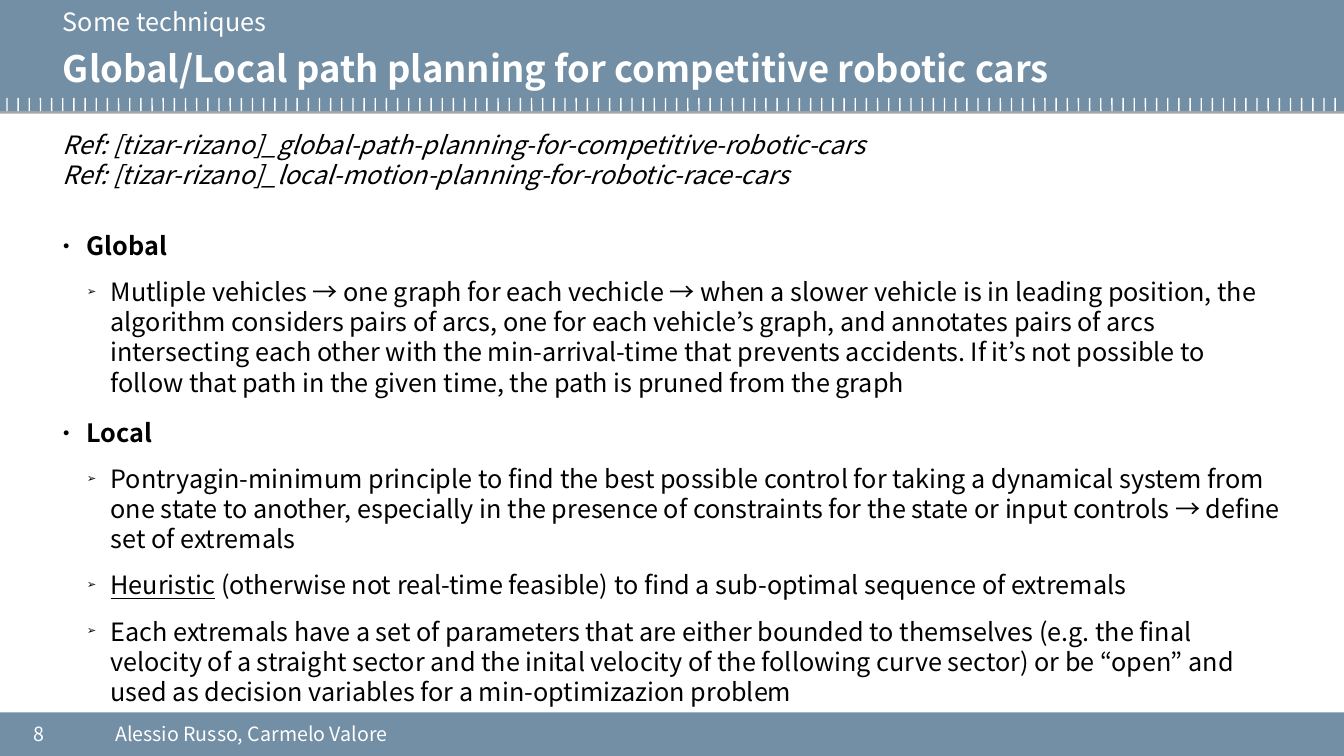
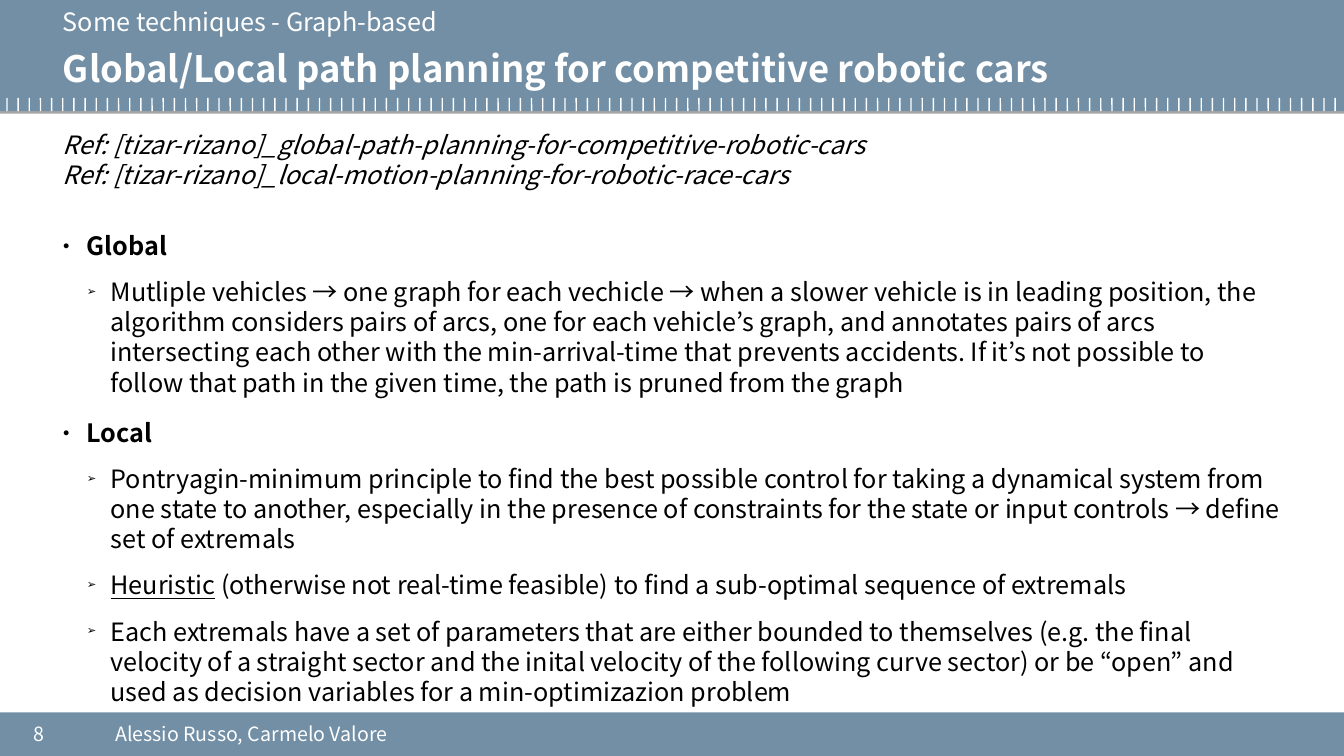
Before and after one commit to cvalore/mida2-project, a slide deck: slide 8 of presentazione_06-05-2020.odp. Drawn at 1344x756 pixels with LibreOffice and Linux fonts; fonts in the diff are those of the drawing; background and template pictures are left out. Boxes give left, top, right and bottom in pixels: in the first picture for what was removed or moved away, otherwise in the second. Text is boxed around its words. In the diff, an @@ line names an element or a change of style, - is before the commit and + after.

```diff
--- a/presentazione_06-05-2020.odp
+++ b/presentazione_06-05-2020.odp
@@ text at [63,11,437,37]: text changed @@
-Some techniques
+Some techniques - Graph-based
```
Also in this commit, not shown: 5 other slides changed, 4 slides added.
